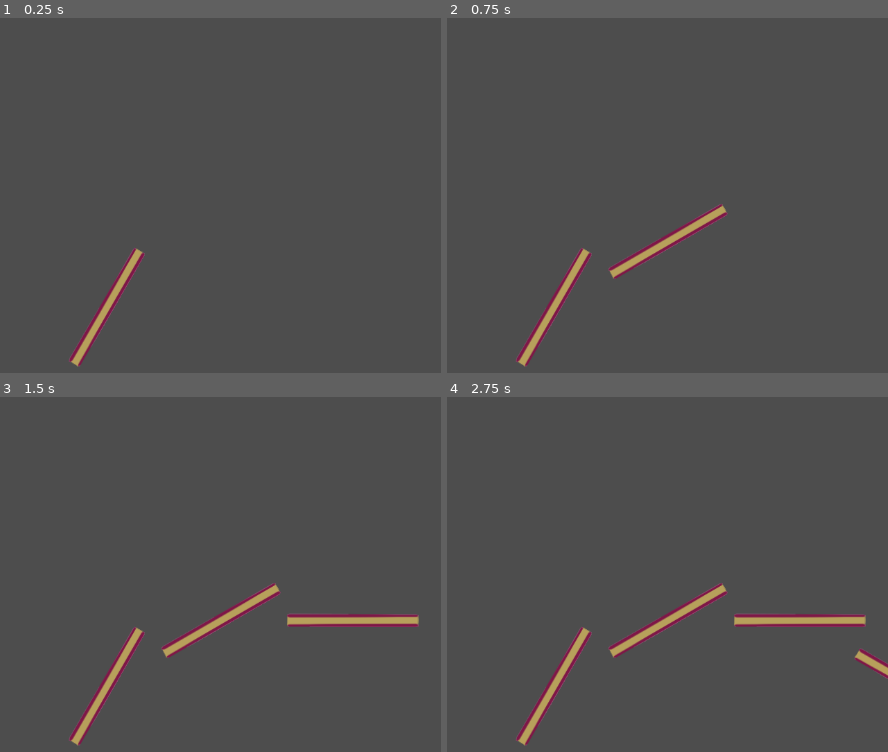
Above: before the commit, frames 1-4 (two rows, left to right).
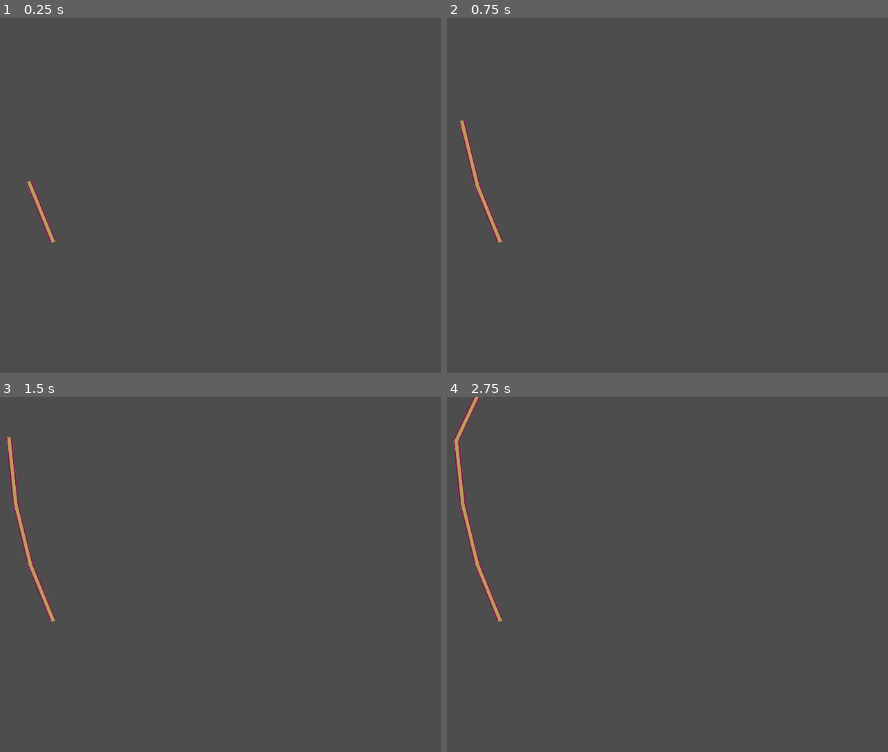
Above: after the commit, the same moments.

Repository: ingsmployee/idiotcitylinnakad
Game: Godot game, scene res://scenes/main.tscn
The game is run twice, just before and just after one commit, with the same random seed, the same clock (stepped at 60 frames per second) and the same inputs.
Inputs:
- Up to frame 1 (0.25 s): no input
- Up to frame 2 (0.75 s): tap Enter at 0.5 s
- Up to frame 3 (1.5 s): no input
- Up to frame 4 (2.75 s): tap Space at 2 s

The runs differ from the first frame. In frame 1, 1.4% of the frame differs, in the area x 5-33%, y 45-99%; in frame 2, 2.8%; in frame 3, 4.1%; in frame 4, 4.6%, in the area x 1-100%, y 0-99%.
Error after the commit: Cannot call method 'set_trans' on a null value. (res://scenes/stem.gd:11)

Commit message:
aaaa

Diff:
--- a/scenes/main.tscn
+++ b/scenes/main.tscn
@@ -2,6 +2,13 @@
 
 [ext_resource type="Script" uid="uid://dtiwtyfrwknk3" path="res://scenes/stem.gd" id="1_sugp2"]
 
-[node name="Plant" type="Node2D"]
-position = Vector2(575, 632)
+[node name="Scene" type="Node2D"]
+position = Vector2(552, 416)
+
+[node name="Camera2D" type="Camera2D" parent="."]
+scale = Vector2(3, 3)
+zoom = Vector2(0.5, 0.5)
+
+[node name="Node2D" type="Node2D" parent="."]
+position = Vector2(34, 0)
 script = ExtResource("1_sugp2")
--- a/scenes/stem.gd
+++ b/scenes/stem.gd
@@ -6,24 +6,33 @@
 var branch_possibilities = [
 	"res://assets/plant/PROC_generic_stem_a.png"
 ]
+func animate():
+	var tween = get_tree().create_tween()
+	tween.tween_property($FirstBranch, "rotation_degrees", 20, 1.0).set_trans(Tween.TRANS_SINE).set_ease(Tween.EASE_IN_OUT)
+	tween.tween_property($FirstBranch, "rotation_degrees", -20, 1.0).set_trans(Tween.TRANS_SINE).set_ease(Tween.EASE_IN_OUT)
+	tween.set_loops()  # Makes the animation loop forever
 
 func _ready():
-	grow_branch(Vector2(0, -50), 1)
+	grow_branch(self, Vector2(0, 0), 1)
+	animate()
 
-func grow_branch(start_position, depth):
+func grow_branch(parent ,start_position, depth):
 	if depth > max_branches:
 		return
 	var branch = Sprite2D.new()
 	var type = branch_possibilities[randi_range(0,branch_possibilities.size()-1)]
 	branch.texture = load(type)
-	branch.offset = Vector2(0, -branch.texture.get_size().y)
-	var size = Image.load_from_file(type).get_size()[1]
+	branch.offset = Vector2(0, -branch.texture.get_size().y/2)
 
 	branch.position = start_position
-	branch.rotation_degrees = 30.0 * depth # just constant rn so I can DEBUG THIS SHIT!
+	branch.rotation_degrees = randf_range(-30,30)
 	add_child(branch)
 	branch_sprites.append(branch)
 
 	await get_tree().create_timer(0.5).timeout
-	var new_position = branch.position + Vector2(0, -size).rotated(branch.rotation)
-	grow_branch(new_position, depth + 1)
+	var new_position = branch.position + Vector2(0, -branch.texture.get_size().y*0.95).rotated(branch.rotation)
+	grow_branch(branch, new_position, depth + 1)
+
+#func _process(delta):
+	#for branch in branch_sprites:
+	#	branch.rotation_degrees += sin(Time.get_ticks_msec() * 0.001) * 0.2
